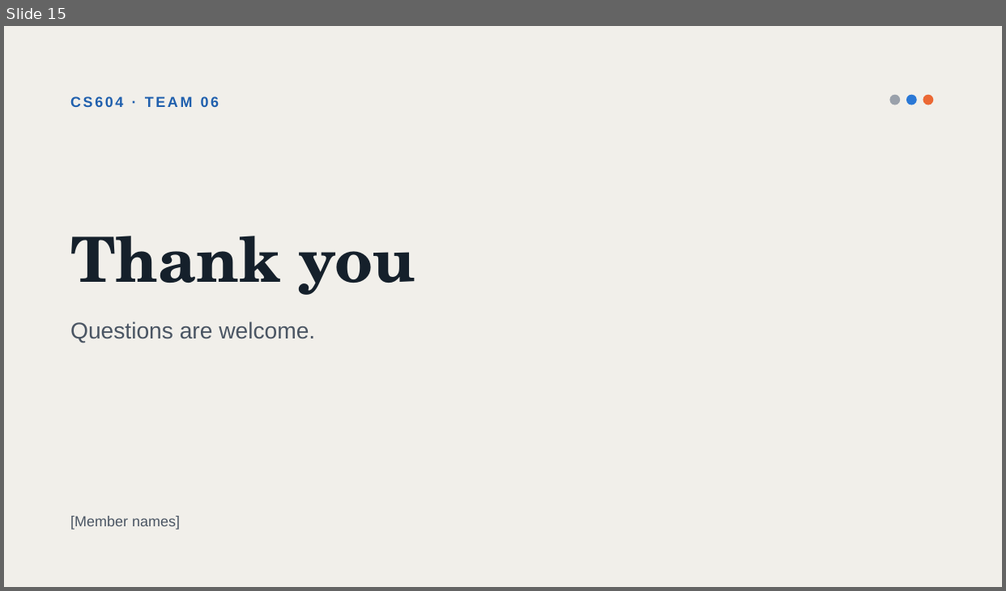
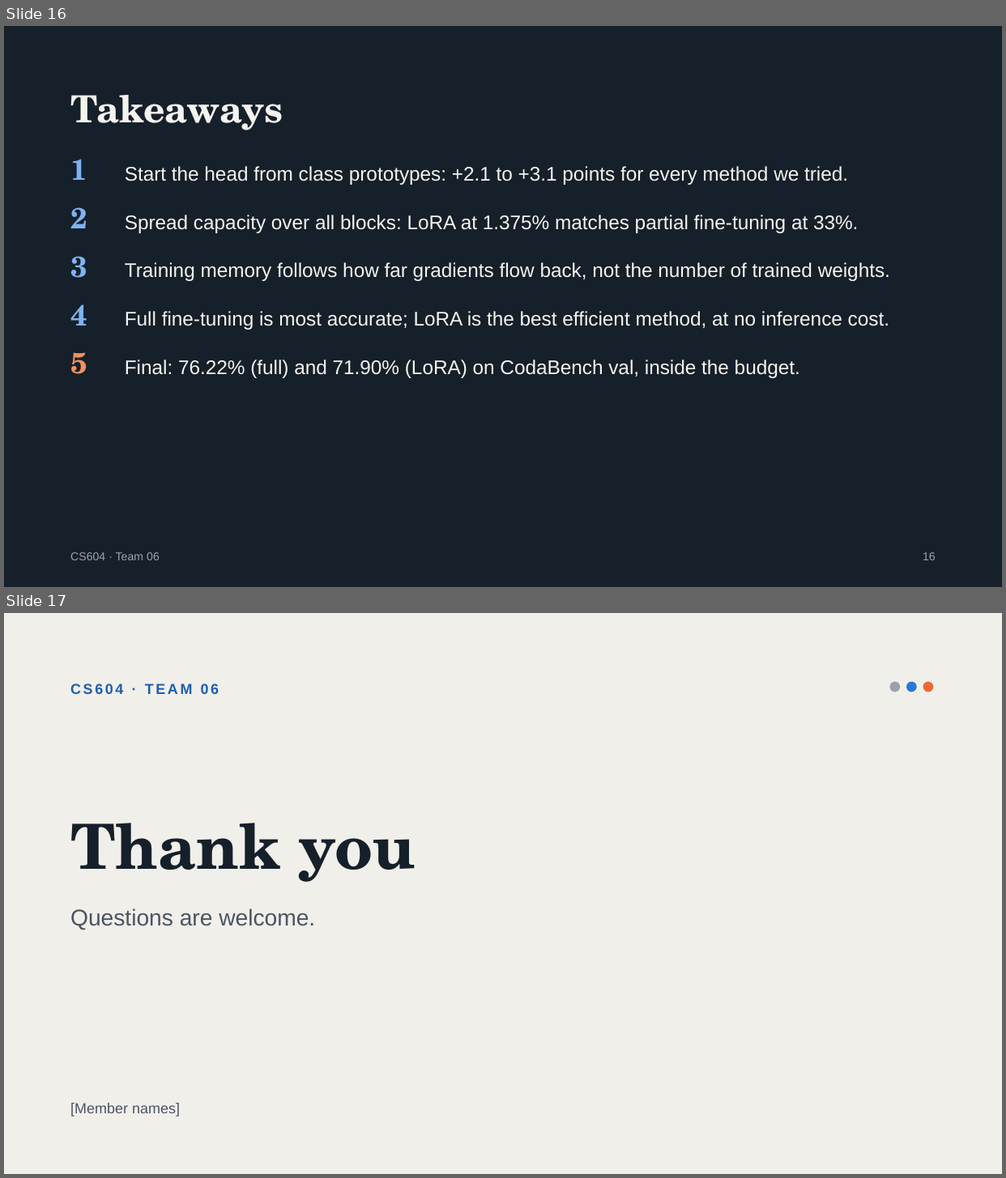
Before and after one commit to jiaobuchong/deep-cv, a slide deck: cs604_team06_slides.pptx. Shown one above the other, each under a label of ours: slide 15 before the commit, slides 16 and 17 after it. The pictures are 1006x591 and 1006x1178 pixels, drawn with LibreOffice and Linux fonts; fonts in the diff are those of the drawing. Boxes give left, top, right and bottom in pixels: in the first picture for what was removed or moved away, otherwise in the second. Text is boxed around its words. In the diff, an @@ line names an element or a change of style, - is before the commit and + after.

```diff
--- a/cs604_team06_slides.pptx
+++ b/cs604_team06_slides.pptx
@@ slide 16 added at [4, 26, 1002, 587], background #15202B @@
@@ title added at [70, 95, 283, 130], 36 pt, text #F5F3EE, bold @@
+Takeaways
@@ text added at [70, 159, 87, 180], 28 pt, text #7FB2F0, bold @@
+1
@@ text added at [125, 166, 848, 185], 19 pt, text #F5F3EE @@
+Start the head from class prototypes: +2.1 to +3.1 points for every method we tried.
@@ text added at [70, 207, 87, 228], 28 pt, text #7FB2F0, bold @@
+2
@@ text added at [125, 215, 858, 233], 19 pt, text #F5F3EE @@
+Spread capacity over all blocks: LoRA at 1.375% matches partial fine-tuning at 33%.
@@ text added at [70, 256, 87, 278], 28 pt, text #7FB2F0, bold @@
+3
@@ text added at [125, 263, 890, 281], 19 pt, text #F5F3EE @@
+Training memory follows how far gradients flow back, not the number of trained weights.
@@ text added at [70, 305, 87, 326], 28 pt, text #7FB2F0, bold @@
+4
@@ text added at [125, 311, 889, 330], 19 pt, text #F5F3EE @@
+Full fine-tuning is most accurate; LoRA is the best efficient method, at no inference cost.
@@ text added at [70, 352, 87, 374], 28 pt, text #F0915F, bold @@
+5
@@ text added at [125, 360, 800, 378], 19 pt, text #F5F3EE @@
+Final: 76.22% (full) and 71.90% (LoRA) on CodaBench val, inside the budget.
@@ text added at [70, 552, 160, 561], 11 pt, text #9AA4B1 @@
+CS604 · Team 06
@@ text added at [923, 552, 936, 561], 11 pt, text #9AA4B1 @@
+16
@@ what was slide 15 is now slide 17 @@
```
Also in this commit, not shown: 6 slides changed, 11 other slides added, 9 slides removed, 11 other files.
